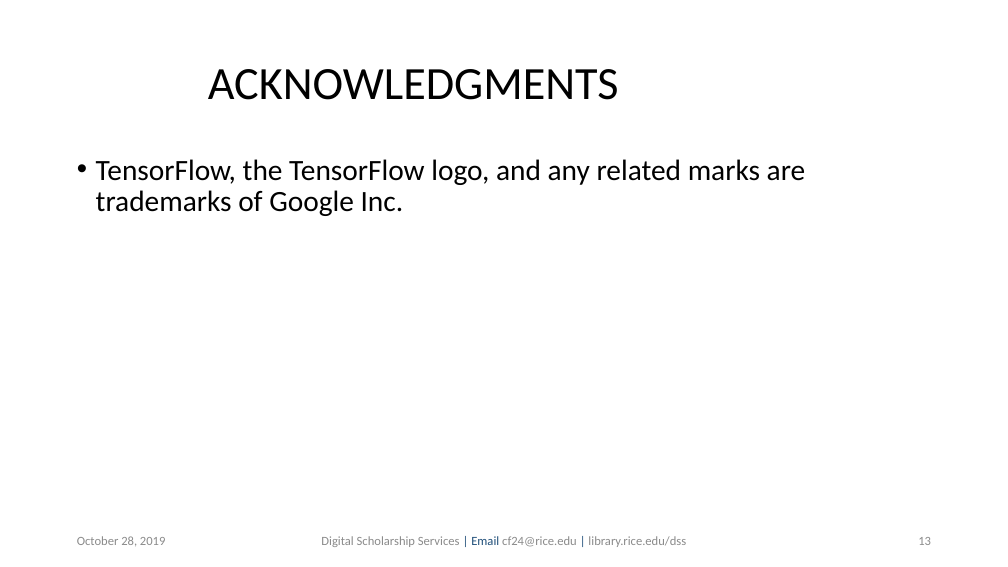
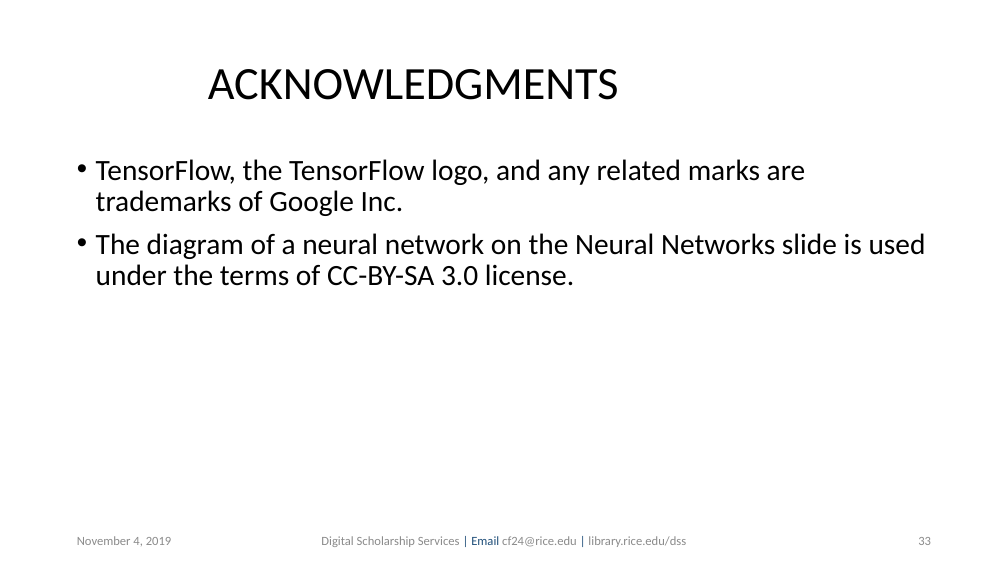
Before and after one commit to bakitybacon/rice-data-and-donuts, a slide deck: slide 33 of tf/Introduction to TensorFlow.pptx (slide 13 before the commit). Drawn at 1008x567 pixels with LibreOffice and Linux fonts; fonts in the diff are those of the drawing; background and template pictures are left out. Boxes give left, top, right and bottom in pixels: in the first picture for what was removed or moved away, otherwise in the second. Text is boxed around its words. In the diff, an @@ line names an element or a change of style, - is before the commit and + after.

```diff
--- a/tf/Introduction to TensorFlow.pptx
+++ b/tf/Introduction to TensorFlow.pptx
@@ text at (96,233,926,286): paragraph added @@
+• The diagram of a neural network on the Neural Networks slide is used under the terms of CC-BY-SA 3.0 license.
@@ text at (77,536,172,546): text changed @@
-October 28, 2019
+November 4, 2019
@@ page number at (918,537,931,545): text changed @@
-13
+33
```
Also in this commit, not shown: 9 other slides changed, 22 slides added, 2 slides removed, 1 other file.
